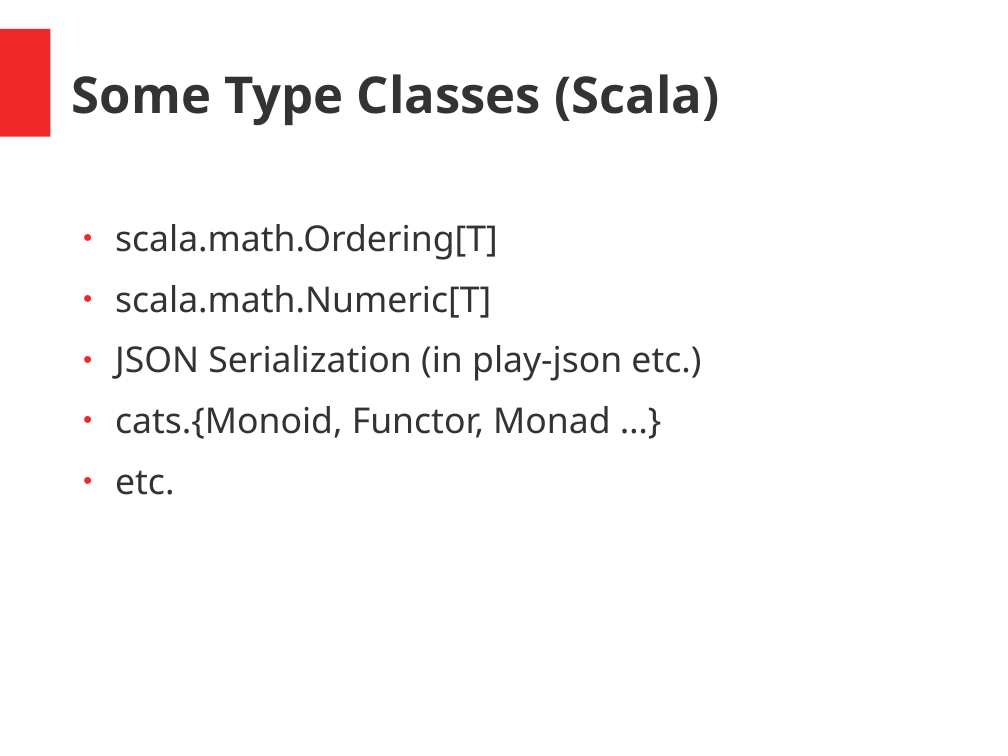
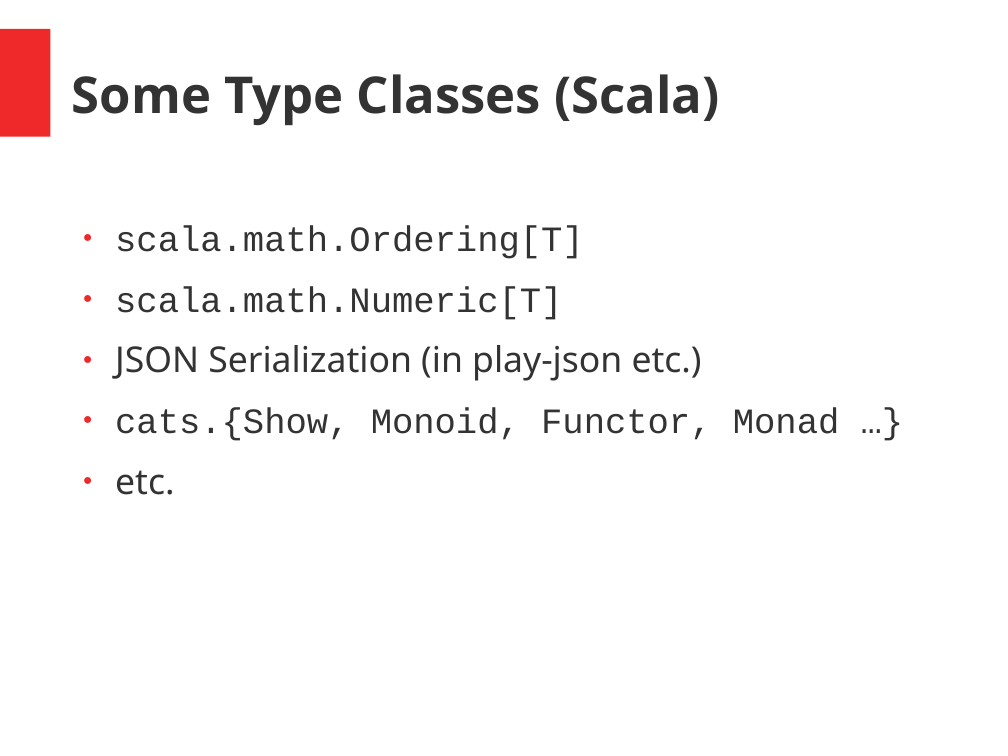
Before and after one commit to hermannhueck/typeclasses, a slide deck: slide 4 of Slides/TypeClasses.pptx. Drawn at 1008x756 pixels with LibreOffice and Linux fonts; fonts in the diff are those of the drawing. Boxes give left, top, right and bottom in pixels: in the first picture for what was removed or moved away, otherwise in the second. Text is boxed around its words. In the diff, an @@ line names an element or a change of style, - is before the commit and + after.

```diff
--- a/Slides/TypeClasses.pptx
+++ b/Slides/TypeClasses.pptx
@@ text at [115, 226, 584, 320]: font Noto Sans to Courier New in "scala.math.Ordering[T]", "scala.math.Numeric[T]" @@
@@ text at [115, 408, 840, 441]: text changed; font Noto Sans to Courier New @@
-● cats.{Monoid, Functor, Monad …}
+● cats.{Show, Monoid, Functor, Monad …}
```
Also in this commit, not shown: 7 other slides changed, 4 slides added, 1 other file.
